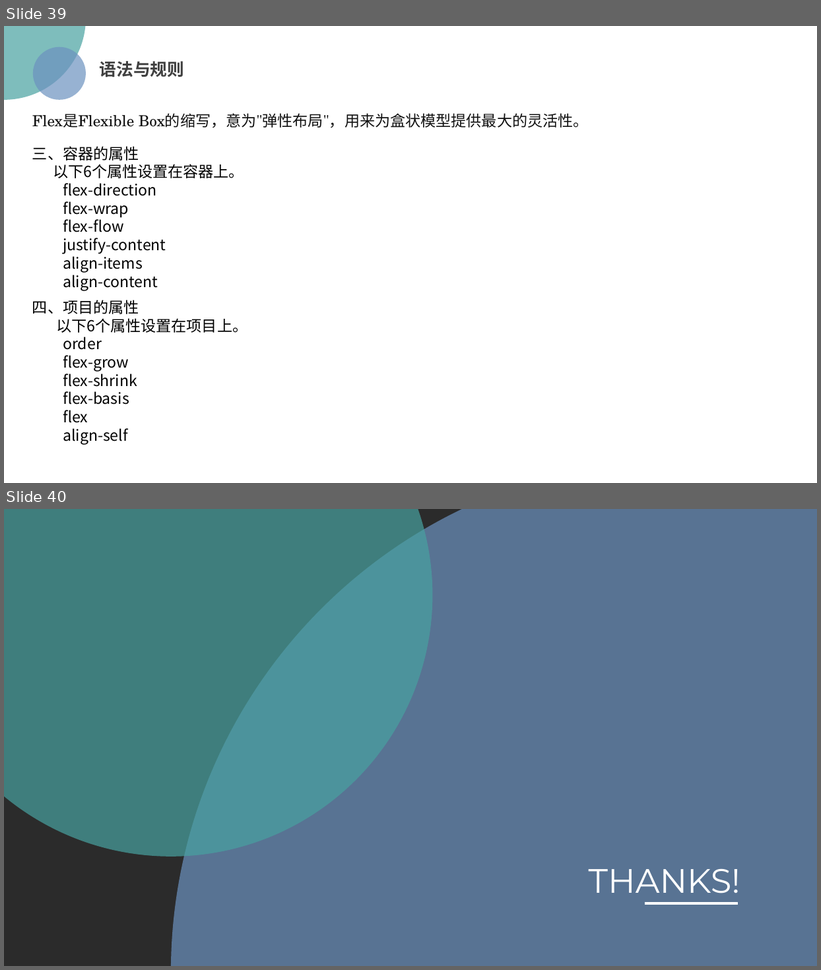
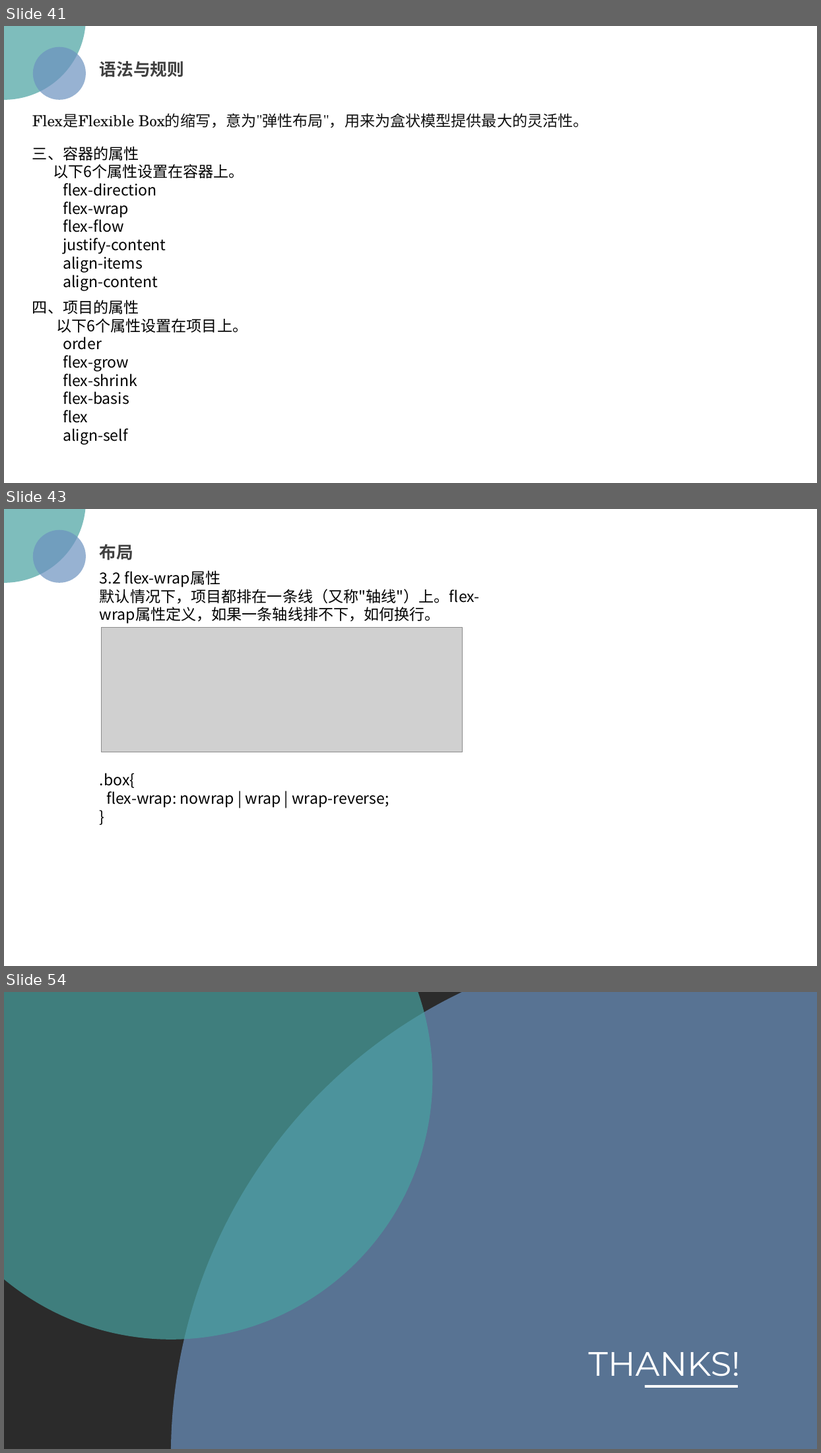
Before and after one commit to chutou/cssDemo, a slide deck: css 趣味之旅.pptx. Shown one above the other, each under a label of ours: slides 39 and 40 before the commit, slides 41, 43 and 54 after it; the slides between them are not shown. The pictures are 821x970 and 821x1453 pixels, drawn with LibreOffice and Linux fonts; fonts in the diff are those of the drawing; grey boxes stand for pictures; background and template pictures are left out; a plain dark background stands for a picture behind light text. Boxes give left, top, right and bottom in pixels: in the first picture for what was removed or moved away, otherwise in the second. Text is boxed around its words. In the diff, an @@ line names an element or a change of style, - is before the commit and + after.

```diff
--- a/css 趣味之旅.pptx
+++ b/css 趣味之旅.pptx
@@ slide 43 added at <box>4,509,817,966</box>, background picture (left out) @@
@@ ellipse added at <box>4,509,86,583</box>, fill #48A2A0 at 70% opacity @@
@@ ellipse added at <box>32,529,86,583</box>, fill #6C92C0 at 70% opacity @@
@@ text added at <box>100,544,133,560</box>, 20 pt, text #404040, bold @@
+布局
@@ text added at <box>100,570,480,624</box>, 18 pt, text #000000 @@
+3.2 flex-wrap属性
+默认情况下，项目都排在一条线（又称"轴线"）上。flex-wrap属性定义，如果一条轴线排不下，如何换行。
@@ picture added at <box>101,627,462,753</box> @@
@@ text added at <box>100,773,389,808</box>, 18 pt, text #000000 @@
+.box{
+flex-wrap: nowrap | wrap | wrap-reverse;
+}
@@ what was slide 39 is now slide 41 @@
@@ what was slide 40 is now slide 54 @@
```
Also in this commit, not shown: 3 slides changed, 13 other slides added, 11 other files.
